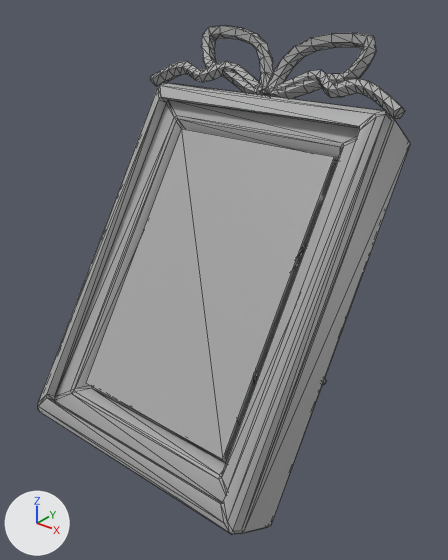
The FBX model Assets/_Project/Art/Meshes/SM_Assets/01_PetitObjets/Décoration/SM_Picture_Desk.fbx, before and after one commit.
One viewpoint serves both versions: a camera (50 mm lens) standing at (0.58, -0.735, 0.74) and looking at (0.012, -0.024, 0.299). The lights are fixed; the arrows at lower left show +X, +Y and +Z. The first picture is the older version. Mesh edges are drawn as thin lines. Where no turn or scale is listed for an object, it has been applied to the vertices.

Before the edit, the objects in view are built like this:
```python
me_mesh = bpy.data.meshes.new('Mesh')
me_mesh.from_pydata(...)  # 472 vertices, 932 faces; spans x -0.244..0.23, y -0.255..0.218, z -0.002..0.668
me_mesh.materials.append(mat_standardsurface23)  # grey #aaaaaa
ob_sm_picture_desk = bpy.data.objects.new('SM_Picture_Desk', me_mesh)
ob_sm_picture_desk.location = (0.0, 0.0, 0.0)
```
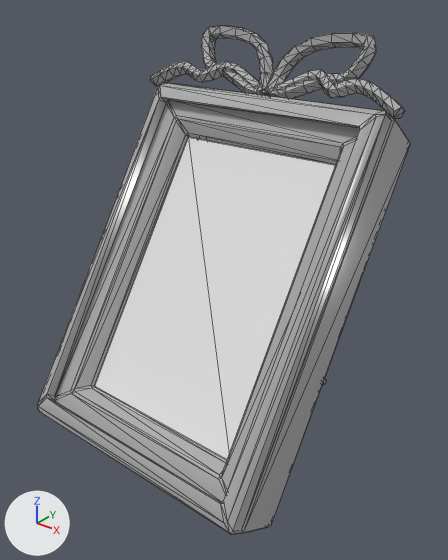
The newer file is also turned or shifted as a whole; pictures and numbers use the older file's frame.

Boxes [x1, y1, x2, y2] around the edits, measured in the pictures (448 x 560 px):
'Glass', added
    after: [94, 137, 336, 459]
part 1 of me_mesh, deleted
    before: [86, 129, 334, 459]
part 2 of me_mesh, recoloured
    both: [45, 34, 379, 504]

Edits to the bpy script that builds the scene:
```text
Add mat_set_mobilier_04:
    mat_set_mobilier_04 = principled_material('Set_Mobilier_04')
    mat_set_mobilier_04.base_color = (0.436, 0.436, 0.436)  # grey #b0b0b0
    mat_set_mobilier_04.roughness = 0.2
Add mat_t_glass:
    mat_t_glass = principled_material('T_Glass')
    mat_t_glass.base_color = (0.8, 0.8, 0.8)  # white #e7e7e7
    mat_t_glass.roughness = 0.2
Change me_mesh:
    used by ob_sm_picture_desk; location = (0.0, 0.0, 0.0)
    remove me_mesh.from_pydata(...)  # 472 vertices, 932 faces; spans x -0.244..0.23, y -0.255..0.218, z -0.002..0.668
    add me_mesh.from_pydata(...)  # 468 vertices, 930 faces; spans x -0.244..0.23, y -0.255..0.218, z -0.002..0.668
    me_mesh part 1: the loose piece of 4 vertices spanning x -0.157..0.145, y -0.193..0.068, z 0.116..0.505 is deleted
    me_mesh part 2: 930 faces spanning x -0.244..0.23, y -0.255..0.218, z -0.002..0.668 switch from mat_standardsurface23 (grey #aaaaaa) to mat_set_mobilier_04 (grey #b0b0b0)
Add me_mesh_001:
    me_mesh_001.from_pydata([(-0.151, 0.131, 0.194), (-0.151, -0.131, -0.194), (0.151, -0.131, -0.194), (0.151, 0.131, 0.194)], [], [(0, 1, 2), (2, 3, 0)])
    me_mesh_001.materials.append(mat_t_glass)  # white #e7e7e7
Add ob_glass:
    ob_glass = bpy.data.objects.new('Glass', me_mesh_001)
    ob_glass.location = (-0.006, -0.046, 0.293)
```
